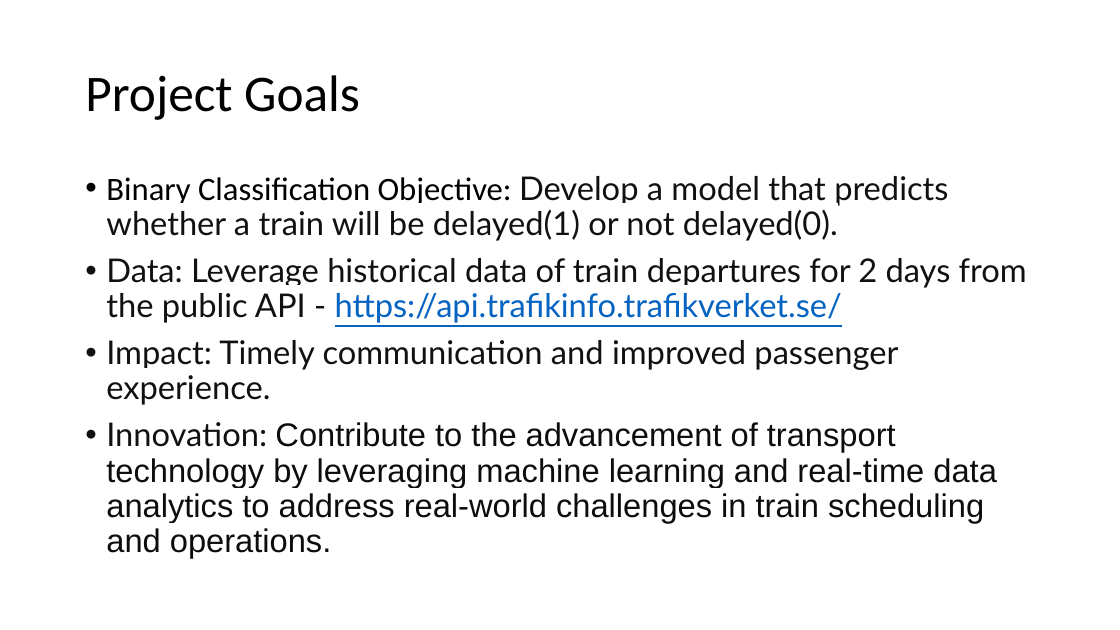
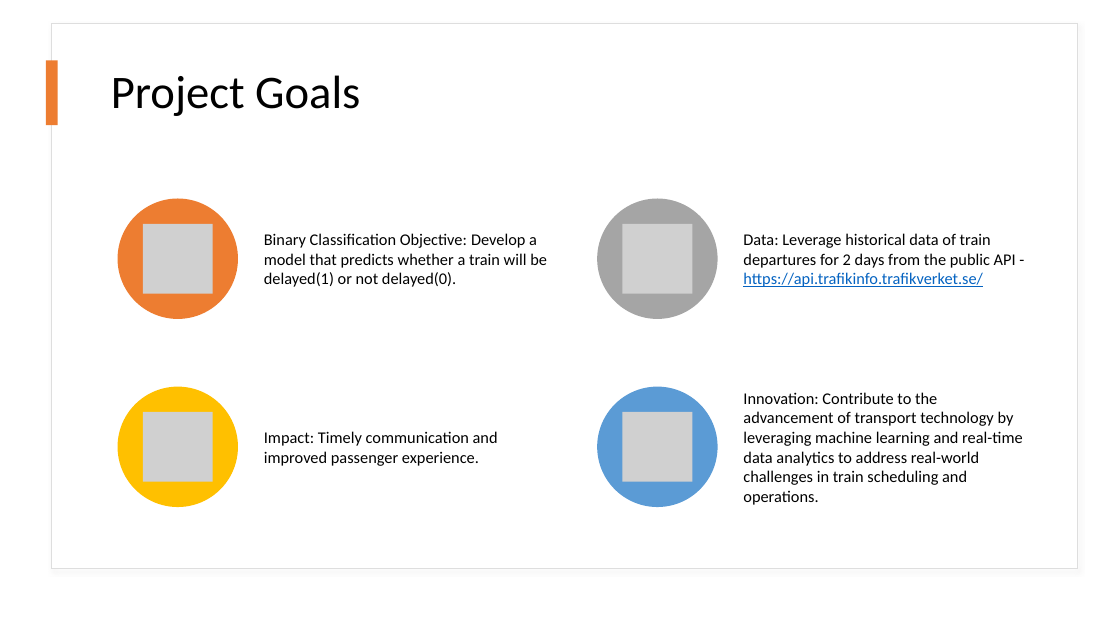
Before and after one commit to ziaulchowdhury/train-delay-prediction-system, a slide deck: slide 3 of documentation/ML_Project.pptx. Drawn at 1120x630 pixels with LibreOffice and Linux fonts; fonts in the diff are those of the drawing; grey boxes stand for pictures. Boxes give left, top, right and bottom in pixels: in the first picture for what was removed or moved away, otherwise in the second. Text is boxed around its words. In the diff, an @@ line names an element or a change of style, - is before the commit and + after.

```diff
--- a/documentation/ML_Project.pptx
+++ b/documentation/ML_Project.pptx
@@ rectangle added at (51,24,1077,569), fill #FFFFFF, outline #DEDEDE 1 pt @@
@@ title "Project Goals": place and size @@
-title "Project Goals" at (85,75,360,120)
+title "Project Goals" at (111,75,360,116)
@@ title "Project Goals" at (111,75,360,116): size 44 to 40 pt @@
@@ rectangle added at (46,60,58,125), fill #ED7D31 @@
@@ text removed at (106,176,1027,558) @@
-• Binary Classification Objective: Develop a model that predicts whether a train will be delayed(1) or not delayed(0).
-• Data: Leverage historical data of train departures for 2 days from the public API - https://api.trafikinfo.trafikverket.se/
-• Impact: Timely communication and improved passenger experience.
-• Innovation: Contribute to the advancement of transport technology by leveraging machine learning and real-time data analytics to address real-world challenges in train scheduling and operations.
@@ group added at (118,198,1023,507): 4 ellipses, 4 pictures, 4 texts @@
+Binary Classification Objective: Develop a model that predicts whether a train will be delayed(1) or not delayed(0).
+Data: Leverage historical data of train departures for 2 days from the public API - https://api.trafikinfo.trafikverket.se/
+Impact: Timely communication and improved passenger experience.
+Innovation: Contribute to the advancement of transport technology by leveraging machine learning and real-time data analytics to address real-world challenges in train scheduling and operations.
```
Also in this commit, not shown: 1 other slide changed, 10 slides added, 6 slides removed.
